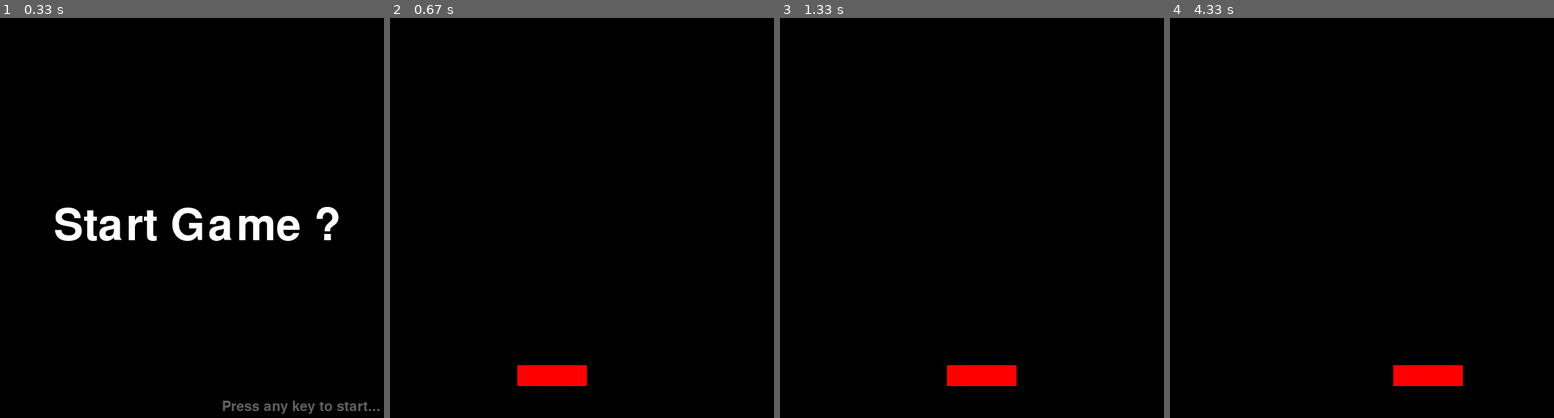
Above: before the commit, frames 1-4 (left to right).
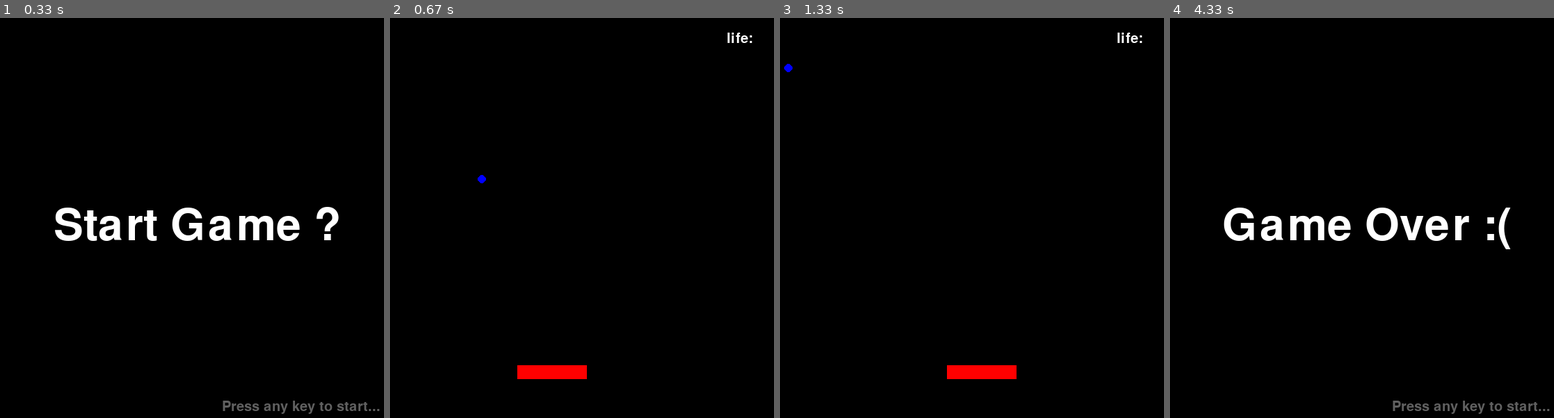
Above: after the commit, the same moments.

Repository: Haut-Stone/study_Python
Game: pygame game, started from 打砖块/blockbreak.py
The game is run twice, just before and just after one commit, with the same random seed, the same clock (stepped at 60 frames per second) and the same inputs.
Inputs (mouse positions are in pixels of both pictures, inside the frame that each line leads up to):
- Up to frame 1 (0.33 s): no input
- Up to frame 2 (0.67 s): tap Enter at 0.33 s
- Up to frame 3 (1.33 s): press the mouse at (1014, 330) at 0.7 s; move the mouse to (925, 206) at 0.8 s; release the mouse at (837, 78) at 0.93 s; press the mouse at (1014, 330) at 1.03 s; move the mouse to (979, 286) at 1.13 s; release the mouse at (945, 242) at 1.27 s
- Up to frame 4 (4.33 s): press the mouse at (1404, 330) at 1.37 s; move the mouse to (1442, 198) at 1.47 s; release the mouse at (1477, 66) at 1.6 s; press the mouse at (1404, 330) at 1.7 s; move the mouse to (1308, 262) at 1.8 s; release the mouse at (1212, 198) at 1.93 s; press the mouse at (1404, 330) at 2.03 s; move the mouse to (1373, 258) at 2.13 s; release the mouse at (1342, 190) at 2.27 s; press the mouse at (1404, 330) at 2.37 s; move the mouse to (1408, 214) at 2.47 s; release the mouse at (1411, 98) at 2.6 s; press the mouse at (1404, 330) at 2.7 s; move the mouse to (1365, 270) at 2.8 s; release the mouse at (1327, 210) at 2.93 s; press the mouse at (1404, 330) at 3.03 s; move the mouse to (1396, 310) at 3.13 s; release the mouse at (1385, 286) at 3.27 s; press the mouse at (1404, 330) at 3.37 s; move the mouse to (1400, 246) at 3.47 s; release the mouse at (1396, 162) at 3.6 s; click (1231, 134) at 3.72 s; press the mouse at (1231, 134) at 4.03 s; move the mouse to (1312, 122) at 4.13 s; release the mouse at (1392, 110) at 4.27 s

Frame 1 is identical in both runs. In frame 2, 0.4% of the frame differs, in the area x 22-95%, y 3-93%; in frame 3, 0.4%; in frame 4, 3.8%, in the area x 13-99%, y 47-99%.

Commit message:
添加了小球
一点点来吧

Diff:
--- a/打砖块/blockbreak.py
+++ b/打砖块/blockbreak.py
@@ -2,7 +2,7 @@
 # @Author: Haut-Stone
 # @Date:   2017-01-06 13:00:54
 # @Last Modified by:   Haut-Stone
-# @Last Modified time: 2017-01-06 15:24:51
+# @Last Modified time: 2017-01-07 15:23:05
 
 import pygame, sys
 from pygame.locals import *
@@ -33,13 +33,13 @@
 
 #小球常量定义
 BallStart_Y = (DisplayHeight // 2)
-BallSize = 4
+BallSize = 6
 
 #板子常量定义
-PaddleStart_X = (DisplayHeight/2 - 100)
-PaddleStart_Y = (DisplayWidth - 100)
+PaddleStart_X = (DisplayWidth//2 - 100)
+PaddleStart_Y = (DisplayHeight - 100)
 PaddleWidth = 100
-PaddleHight = 30
+PaddleHight = 20
 
 #砖块常量定义
 RowNumber = 4
@@ -49,8 +49,6 @@
 BlockColor = Red
 
 assert (DisplayWidth % BlockWidth == 0), '请给一个合适的方块宽度'
-
-
 
 def main():
 	#初始化
@@ -114,10 +112,28 @@
 
 def runGame():
 	nowX = PaddleStart_X
+	ballX = PaddleStart_X
+	ballY = BallStart_Y
+	ChangeX = -3
+	ChangeY = -4
 
 	while True:
-		DisplaySurf.fill(Black)
+		#球的速度
+		ballX += ChangeX
+		ballY += ChangeY
 
+		#小球的矩形框
+		sampRect = pygame.Rect(ballX, ballY, BallSize, BallSize)
+
+		#碰撞检测
+		if sampRect.bottom > DisplayHeight:
+			return
+		if sampRect.top < 0 or (PaddleStart_Y <= sampRect.bottom <= PaddleStart_Y+20 and nowX < sampRect.centerx < nowX + PaddleWidth):
+			ChangeY = -ChangeY
+		elif sampRect.left < 0 or sampRect.right > DisplayWidth:
+			ChangeX = -ChangeX
+
+		#事件监测
 		for event in pygame.event.get():
 			if event.type == QUIT:
 				terminal()
@@ -128,12 +144,18 @@
 				else:
 					nowX = mouseX
 
+		#绘图
+		DisplaySurf.fill(Black)
+		drawTotalLife()
 		drawPaddle(nowX)
+		drawBall(ballX, ballY)
+		#按键动作检查
 		if checkKeyPress():
 			pygame.event.get()
 			return
 		pygame.display.update()
 		FpsClock.tick(Fps)
+
 def gameOver():
 	#建立文字
 	fontObj2 = pygame.font.Font('freesansbold.ttf', 64)
@@ -155,9 +177,15 @@
 
 # def drawBlocks():
 
+def drawTotalLife():
+	LifeFont = pygame.font.Font('freesansbold.ttf', 20)
+	textSurface = LifeFont.render('life:', True, White, Black)
+	textRect = textSurface.get_rect()
+	textRect.center = (DisplayWidth-80,30)
+	DisplaySurf.blit(textSurface, textRect)
 
-# def drawBall():
-
+def drawBall(ballX, ballY):
+	pygame.draw.circle(DisplaySurf, Blue, (ballX, ballY), BallSize, 0)
 
 def drawPaddle(x):
 	paddle = pygame.Rect(x, PaddleStart_Y, PaddleWidth, PaddleHight)
